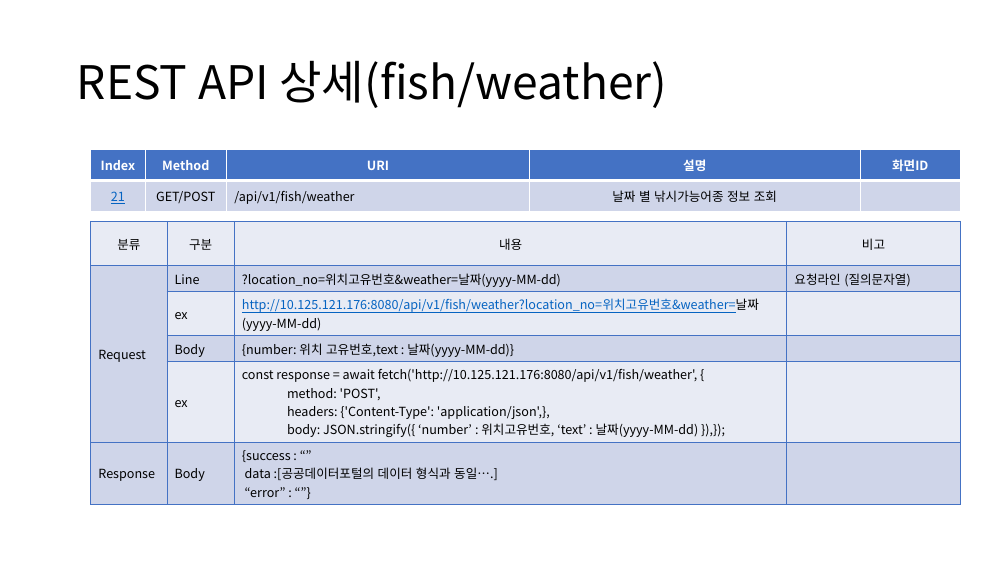
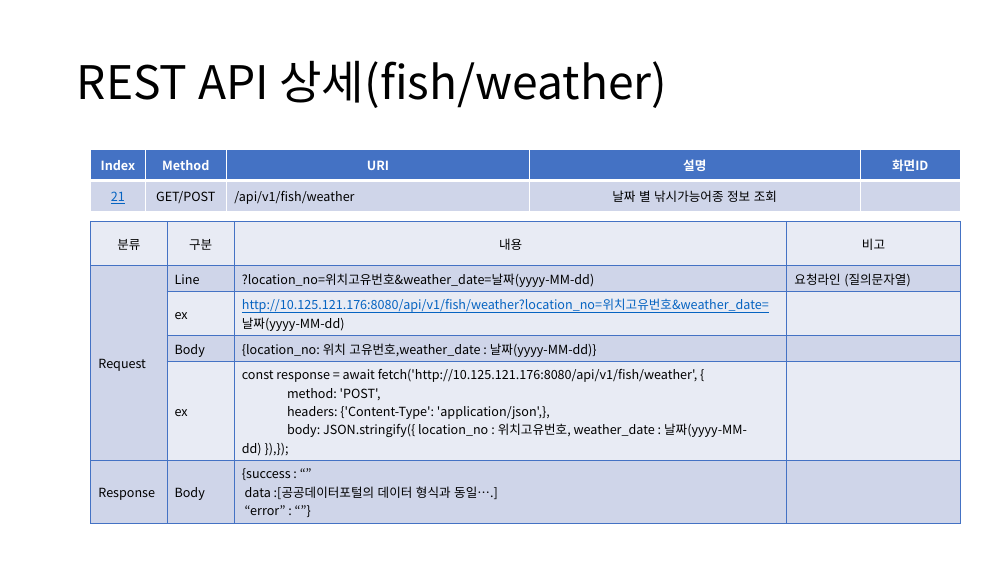
Before and after one commit to sujidaddy/workspace_miniproject, a slide deck: slide 44 of 미니프로젝트계획서제출용.pptx. Drawn at 1008x567 pixels with LibreOffice and Linux fonts; fonts in the diff are those of the drawing. Boxes give left, top, right and bottom in pixels: in the first picture for what was removed or moved away, otherwise in the second. Text is boxed around its words. In the diff, an @@ line names an element or a change of style, - is before the commit and + after.

```diff
--- a/미니프로젝트계획서제출용.pptx
+++ b/미니프로젝트계획서제출용.pptx
@@ table at <box>91,222,960,519</box> @@
-row 2, column 3: ?location_no=위치고유번호&weather=날짜(yyyy-MM-dd)
+row 2, column 3: ?location_no=위치고유번호&weather_date=날짜(yyyy-MM-dd)
-row 3, column 3: http://10.125.121.176:8080/api/v1/fish/weather?location_no=위치고유번호&weather=날짜(yyyy-MM-dd)
+row 3, column 3: http://10.125.121.176:8080/api/v1/fish/weather?location_no=위치고유번호&weather_date=날짜(yyyy-MM-dd)
-row 4, column 3: {number: 위치 고유번호,text : 날짜(yyyy-MM-dd)}
+row 4, column 3: {location_no: 위치 고유번호,weather_date : 날짜(yyyy-MM-dd)}
-row 5, column 3: const response = await fetch('http://10.125.121.176:8080/api/v1/fish/weather', { / method: 'POST', / headers: {'Content-Type': 'application/json',}, / body: JSON.stringify({ ‘number’ : 위치고유번호, ‘text’ : 날짜(yyyy-MM-dd) }),});
+row 5, column 3: const response = await fetch('http://10.125.121.176:8080/api/v1/fish/weather', { / method: 'POST', / headers: {'Content-Type': 'application/json',}, / body: JSON.stringify({ location_no : 위치고유번호, weather_date : 날짜(yyyy-MM-dd) }),});
```
Also in this commit, not shown: 22 other slides changed, 1 slide added, 8 other files.
